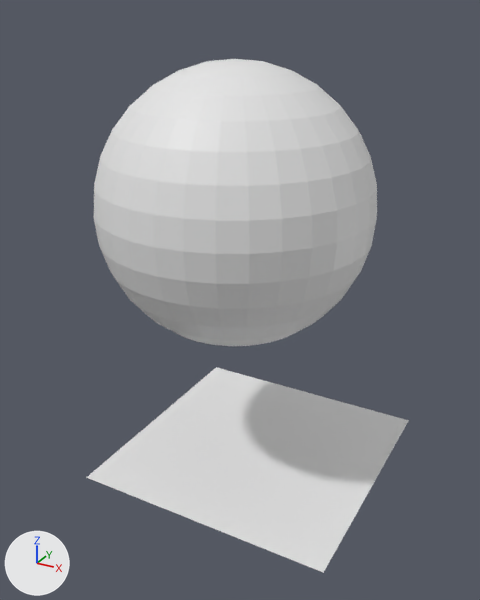
Renders of the Blender file Assets/_Mathematic/AddSubtract/AddSubtractExample/Terrain/bend.blend from each side of a commit.
Before and after are seen from a 50 mm camera at (2.1, -4.13, 3.38) aimed at (-0.12, -0.1, 1.36). The axes (+X, +Y, +Z) are drawn at lower left. The lights are the same throughout.
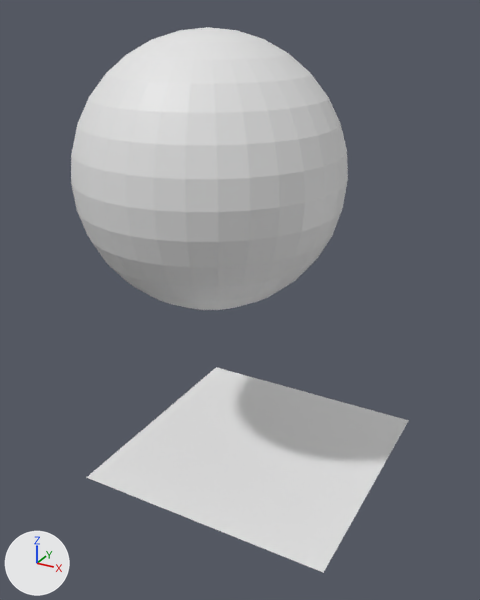
Boxes (x1, y1, x2, y2) around the edits, measured in the pictures (480 x 600 px):
'Sphere', moved
    before: (94, 59, 377, 346)
    after: (71, 27, 348, 310)

The change, as a diff of the scene's bpy script:
```diff
--- a/Assets/_Mathematic/AddSubtract/AddSubtractExample/Terrain/bend.blend.py
+++ b/Assets/_Mathematic/AddSubtract/AddSubtractExample/Terrain/bend.blend.py
@@ ob_sphere @@
 ob_sphere = bpy.data.objects.new('Sphere', me_sphere)
-ob_sphere.location = (-0.165, -0.079, 2.071)
+ob_sphere.location = (-0.433, 0.025, 2.257)
```
